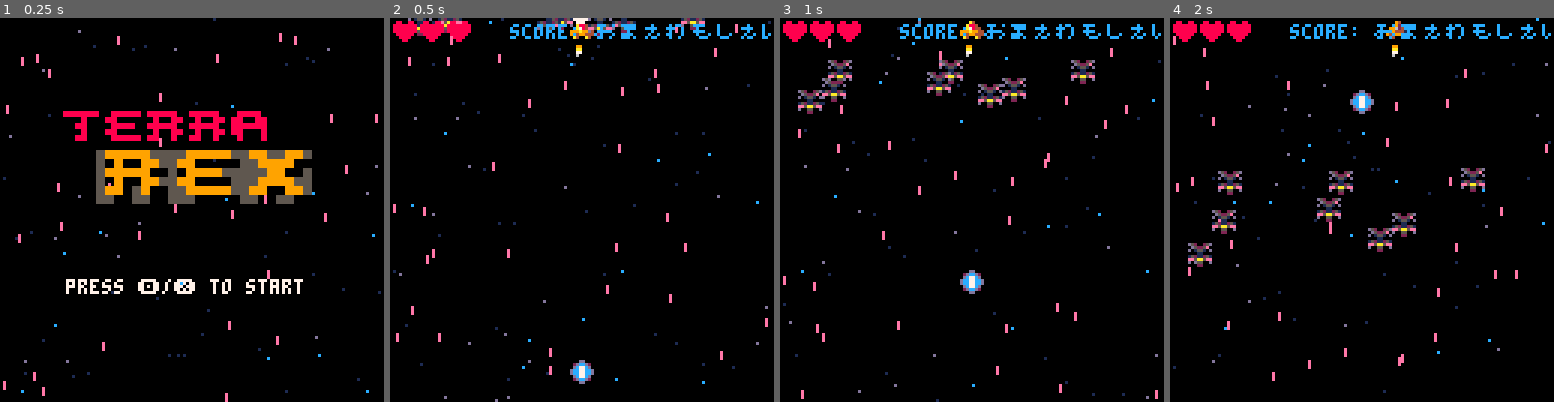
Above: before the commit, frames 1-4 (left to right).
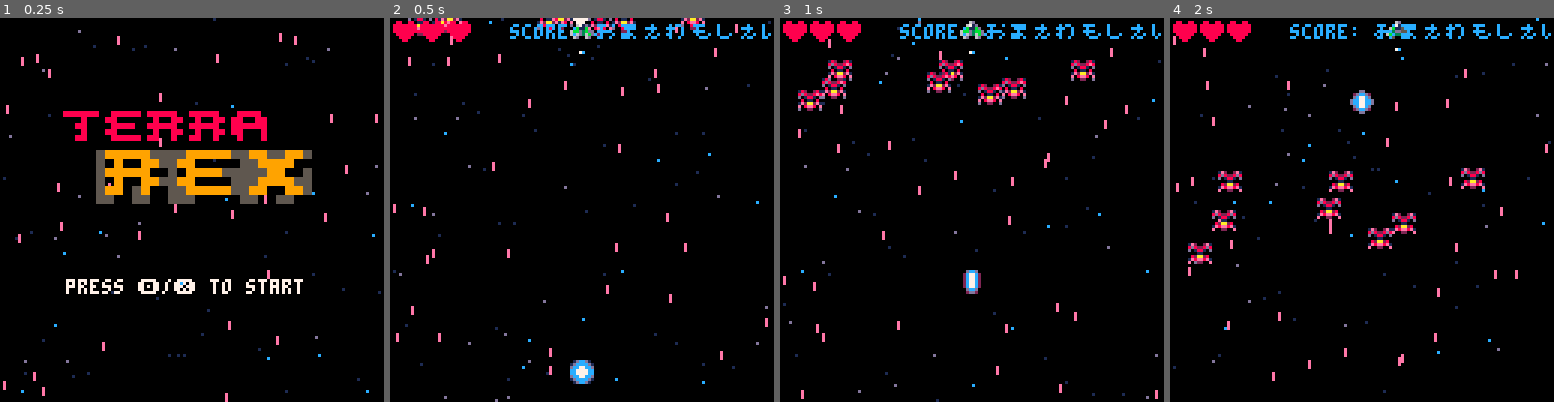
Above: after the commit, the same moments.

Repository: SavFil/picocarts
Game: PICO-8 cartridge texray.p8
Same seed, same stepped clock (60 frames per second), same inputs: the game is played once before the commit and once after it.
Inputs:
- Up to frame 1 (0.25 s): no input
- Up to frame 2 (0.5 s): tap X (X key) at 0.33 s
- Up to frame 3 (1 s): tap O (Z key) at 0.7 s
- Up to frame 4 (2 s): tap X (X key) at 1.07, 1.85 s; hold Right from 1.6 s (still down); tap O (Z key) at 1.7 s

Frame 1 is identical in both runs. In frame 2, 0.8% of the frame differs, in the area x 7-82%, y 0-96%; in frame 3, 1.6%, in the area x 4-83%, y 0-72%; in frame 4, 1.6%.

Commit message:
refactored animation function

Diff:
--- a/texray.p8
+++ b/texray.p8
@@ -63,7 +63,7 @@
  shoot_timer=0
 
 
- f={icon=4}
+ f={icn=4,ai=4,frm=5}
 
 	muzzle=0
 
@@ -186,7 +186,7 @@
  end
  end
  --animate flame
- aflame()
+ animate(f,7)
 
 
  --animate muzzle flash
@@ -289,14 +289,14 @@
  end
 end
 
-function aflame()
- f.icon=4+f.icon%5
+function animate(o,t)
+ o.ai=o.icn+time()*t%o.frm
 end
 
 function update_objects(objects)
 	for b in all(objects) do
 	  --animate objects
-	  b.ai=b.icn+b.ai%b.frm
+	  animate(b,4)
 	  --move objects
 	  b.x+=b.sx
 	  b.y+=b.sy
@@ -314,7 +314,7 @@
  cls(0)
 	draw_starfield()
 	spr(p.i,p.x,p.y)
-	spr(f.icon,p.x,p.y+8)
+	spr(f.ai,p.x,p.y+8)
 
  draw_objects(mobs)
  draw_objects(bulets)
Not shown, changed: 57 lines of the sprite sheet (__gfx__) section of texray.p8
